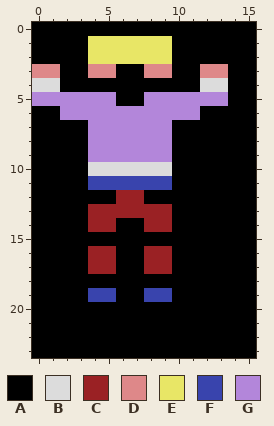
Two versions of one pixel-art sprite, sprites/push_up_2.png. Above is the file before it was changed.
The file is 96x144 pixels, drawn in blocks of 6x6; one block is one cell here.
Palette (. is transparent): A #000000  B #dcdcdc  C #9a2124  D #de8889  E #e8e666  F #3944ad  G #b386da
Pixels before, first column x 0:
 0 AAAAAAAAAAAAAAAA
 1 AAAAEEEEEEAAAAAA
 2 AAAAEEEEEEAAAAAA
 3 DDAADDAADDAADDAA
 4 BBAAAAAAAAAABBAA
 5 GGGGGGAAGGGGGGAA
 6 AAGGGGGGGGGGAAAA
 7 AAAAGGGGGGAAAAAA
 8 AAAAGGGGGGAAAAAA
 9 AAAAGGGGGGAAAAAA
10 AAAABBBBBBAAAAAA
11 AAAAFFFFFFAAAAAA
12 AAAAAACCAAAAAAAA
13 AAAACCCCCCAAAAAA
14 AAAACCAACCAAAAAA
15 AAAAAAAAAAAAAAAA
16 AAAACCAACCAAAAAA
17 AAAACCAACCAAAAAA
18 AAAAAAAAAAAAAAAA
19 AAAAFFAAFFAAAAAA
20 AAAAAAAAAAAAAAAA
21 AAAAAAAAAAAAAAAA
22 AAAAAAAAAAAAAAAA
23 AAAAAAAAAAAAAAAA
And afterwards:
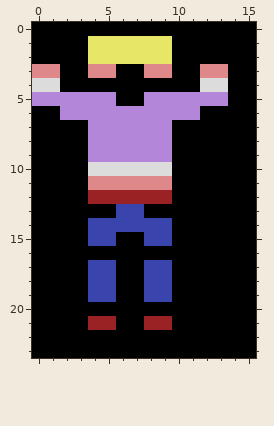
From old to new:
y 11: x 4..9 FFFFFF -> DDDDDD
y 12: x 4..5 AA -> CC; x 8..9 AA -> CC
y 13: x 4..9 CCCCCC -> AAFFAA
y 14: x 4..9 CCAACC -> FFFFFF
y 15: x 4..5 AA -> FF; x 8..9 AA -> FF
y 16: x 4..5 CC -> AA; x 8..9 CC -> AA
y 17: x 4..5 CC -> FF; x 8..9 CC -> FF
y 18: x 4..5 AA -> FF; x 8..9 AA -> FF
y 21: x 4..5 AA -> CC; x 8..9 AA -> CC
Boxes around the changes in both pictures, in picture pixels (x1, y1, x2, y2):
changed: (88, 176, 172, 330)
